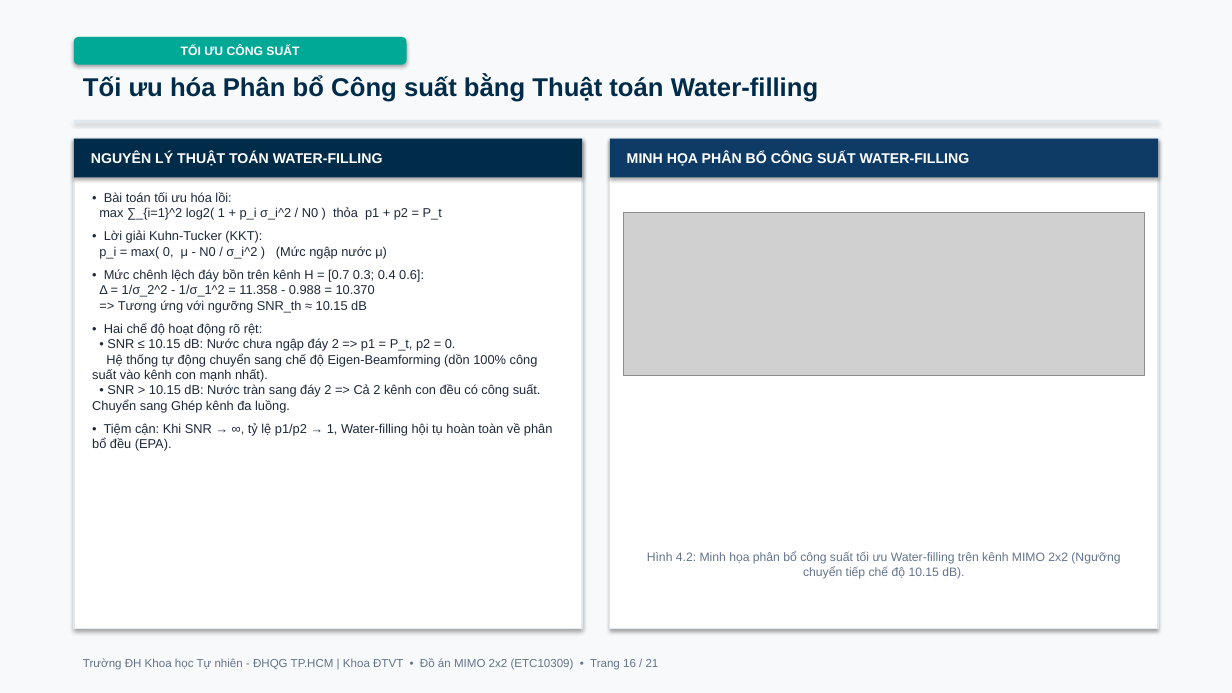
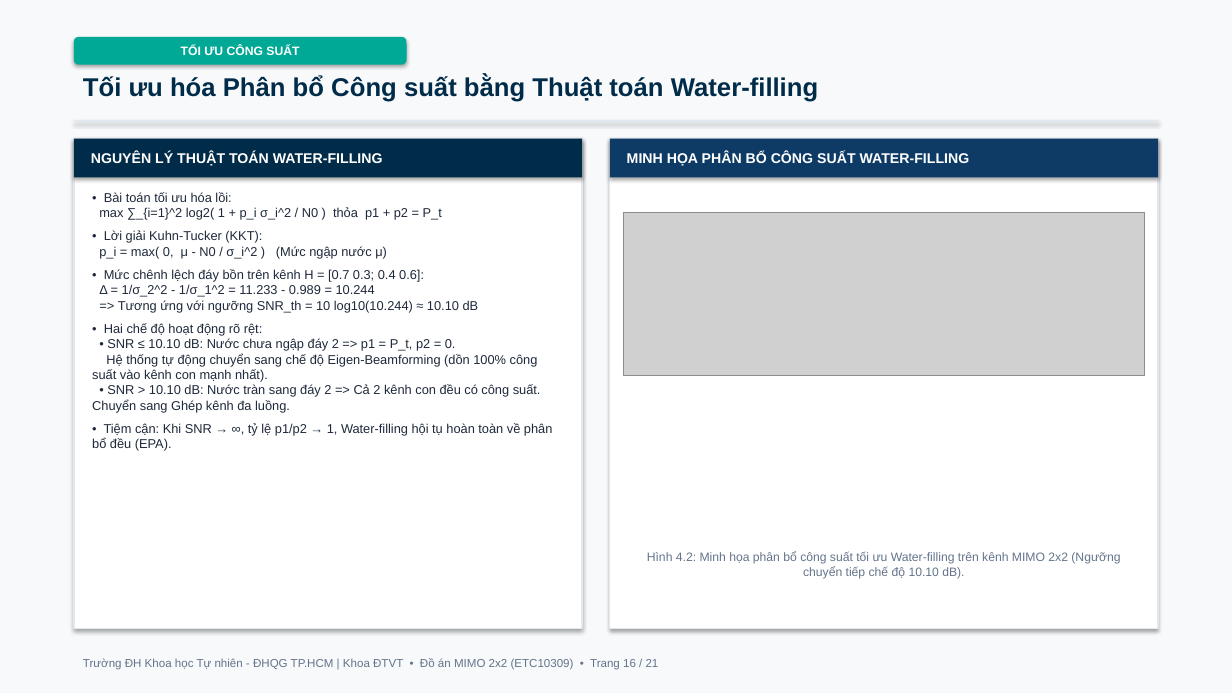
Before and after one commit to lengoctuong2005/mimo-2x2-simulation, a slide deck: slide 16 of slides/Slide_ThuyetTrinh_MIMO_2026.pptx. Drawn at 1232x693 pixels with LibreOffice and Linux fonts; fonts in the diff are those of the drawing; grey boxes stand for pictures. Boxes give left, top, right and bottom in pixels: in the first picture for what was removed or moved away, otherwise in the second. Text is boxed around its words. In the diff, an @@ line names an element or a change of style, - is before the commit and + after.

```diff
--- a/slides/Slide_ThuyetTrinh_MIMO_2026.pptx
+++ b/slides/Slide_ThuyetTrinh_MIMO_2026.pptx
@@ text at [92,269,541,413]: text changed @@
-• Mức chênh lệch đáy bồn trên kênh H = [0.7 0.3; 0.4 0.6]:
-Δ = 1/σ_2^2 - 1/σ_1^2 = 11.358 - 0.988 = 10.370
-=> Tương ứng với ngưỡng SNR_th ≈ 10.15 dB
-• Hai chế độ hoạt động rõ rệt:
-• SNR ≤ 10.15 dB: Nước chưa ngập đáy 2 => p1 = P_t, p2 = 0.
-Hệ thống tự động chuyển sang chế độ Eigen-Beamforming (dồn 100% công suất vào kênh con mạnh nhất).
-• SNR > 10.15 dB: Nước tràn sang đáy 2 => Cả 2 kênh con đều có công suất. Chuyển sang Ghép kênh đa luồng.
+• Mức chênh lệch đáy bồn trên kênh H = [0.7 0.3; 0.4 0.6]:
+Δ = 1/σ_2^2 - 1/σ_1^2 = 11.233 - 0.989 = 10.244
+=> Tương ứng với ngưỡng SNR_th = 10 log10(10.244) ≈ 10.10 dB
+• Hai chế độ hoạt động rõ rệt:
+• SNR ≤ 10.10 dB: Nước chưa ngập đáy 2 => p1 = P_t, p2 = 0.
+Hệ thống tự động chuyển sang chế độ Eigen-Beamforming (dồn 100% công suất vào kênh con mạnh nhất).
+• SNR > 10.10 dB: Nước tràn sang đáy 2 => Cả 2 kênh con đều có công suất. Chuyển sang Ghép kênh đa luồng.
@@ text at [647,552,1120,579]: text changed @@
-Hình 4.2: Minh họa phân bổ công suất tối ưu Water-filling trên kênh MIMO 2x2 (Ngưỡng chuyển tiếp chế độ 10.15 dB).
+Hình 4.2: Minh họa phân bổ công suất tối ưu Water-filling trên kênh MIMO 2x2 (Ngưỡng chuyển tiếp chế độ 10.10 dB).
```
Also in this commit, not shown: 10 other slides changed, 23 other files.
